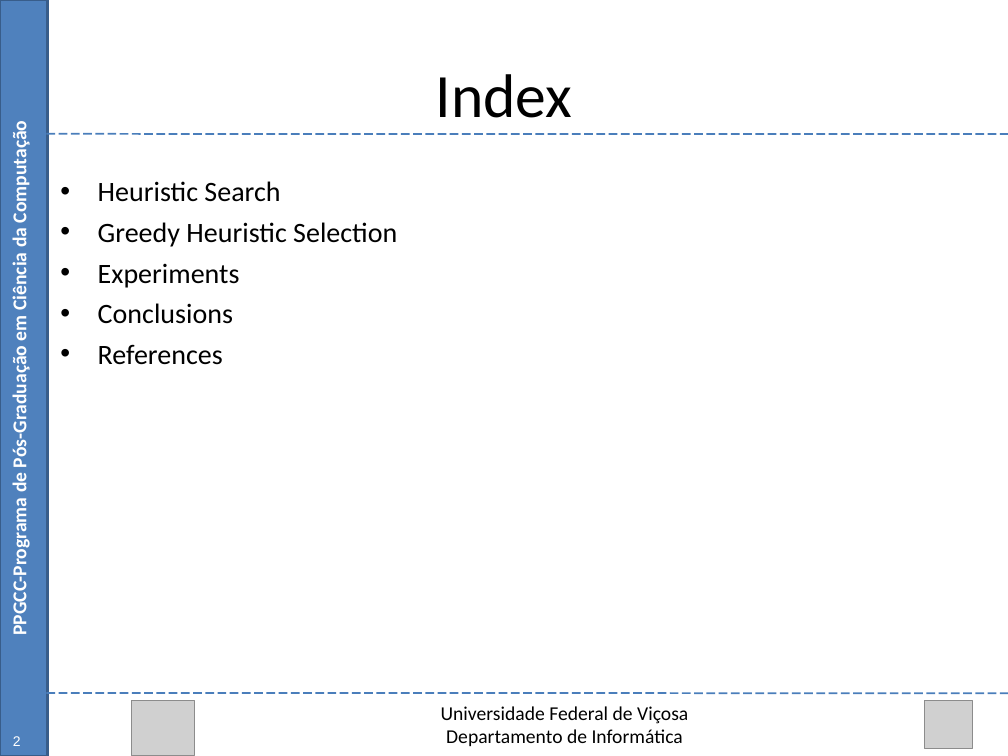
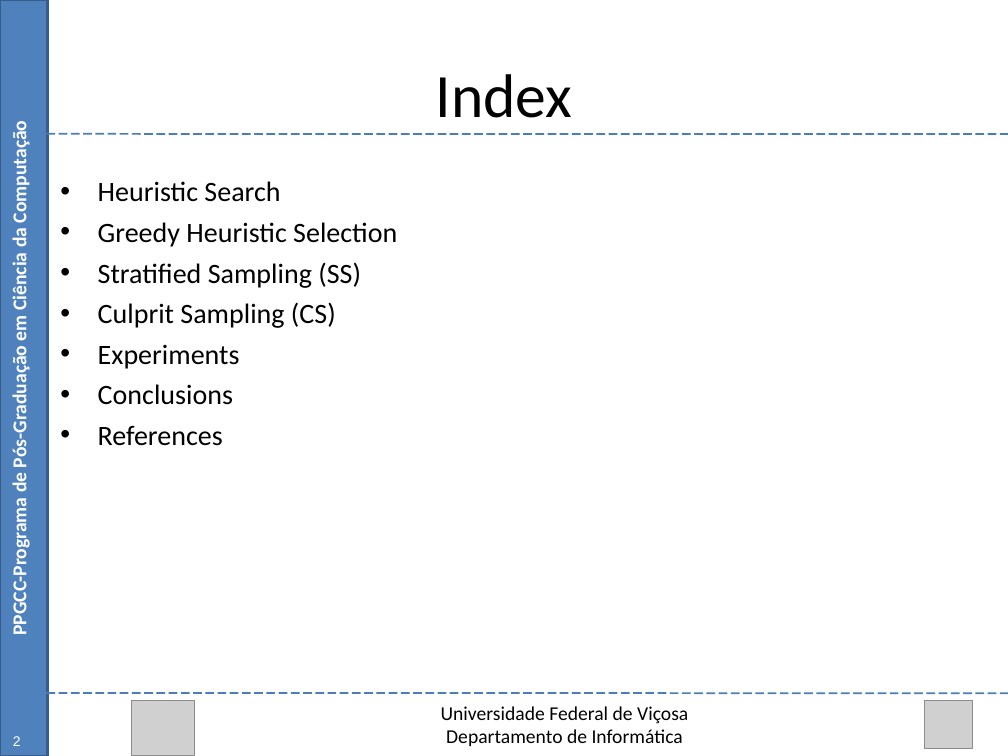
Before and after one commit to Marvinsky/research-marvin, a slide deck: slide 2 of latex/odp/dissertation_v4.odp. Drawn at 1008x756 pixels with LibreOffice and Linux fonts; fonts in the diff are those of the drawing; grey boxes stand for pictures. Boxes give left, top, right and bottom in pixels: in the first picture for what was removed or moved away, otherwise in the second. Text is boxed around its words. In the diff, an @@ line names an element or a change of style, - is before the commit and + after.

```diff
--- a/latex/odp/dissertation_v4.odp
+++ b/latex/odp/dissertation_v4.odp
@@ text at [98,262,361,328]: paragraphs added @@
+• Stratified Sampling (SS)
+• Culprit Sampling (CS)
```
Also in this commit, not shown: 2 other slides changed.
